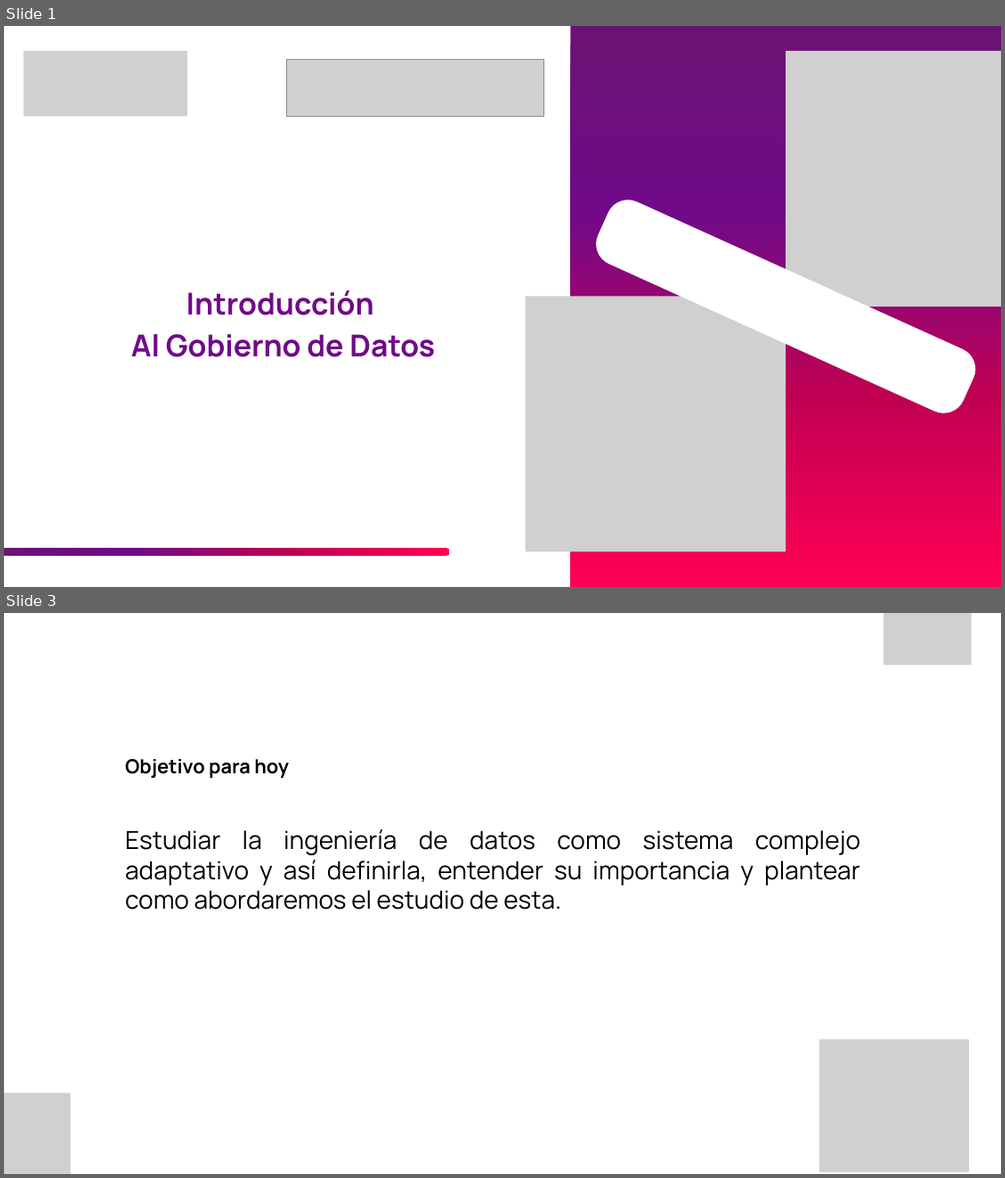
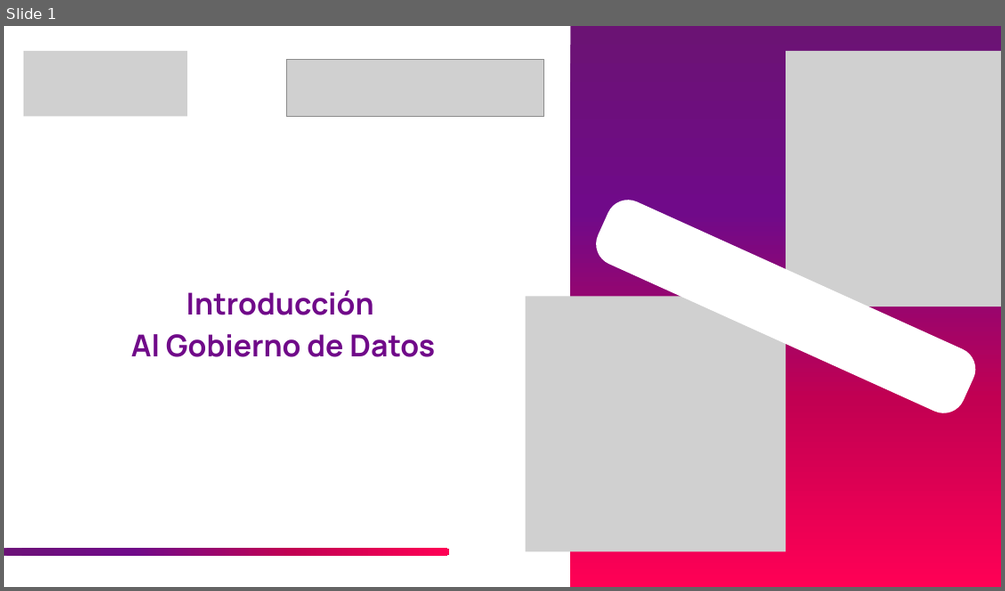
Before and after one commit to JEstebanMejiaV/curso-ingenieria-de-datos, a slide deck: modulo-06_Gobierno y Calidad de Datos/01_Introduccion Gobierno de Datos.pptx. Shown one above the other, each under a label of ours: slides 1 and 3 before the commit, slide 1 after it; the slides between them are not shown. The pictures are 1005x1178 and 1005x591 pixels, drawn with LibreOffice and Linux fonts; fonts in the diff are those of the drawing; grey boxes stand for pictures. Boxes give left, top, right and bottom in pixels: in the first picture for what was removed or moved away, otherwise in the second. Text is boxed around its words. In the diff, an @@ line names an element or a change of style, - is before the commit and + after.

```diff
--- a/modulo-06_Gobierno y Calidad de Datos/01_Introduccion Gobierno de Datos.pptx
+++ b/modulo-06_Gobierno y Calidad de Datos/01_Introduccion Gobierno de Datos.pptx
@@ slide 3 removed at [4, 613, 1001, 1174], background #FFFFFF @@
@@ picture removed at [883, 613, 971, 665] @@
@@ text removed at [125, 759, 860, 909] @@
-Objetivo para hoy
-Estudiar la ingeniería de datos como sistema complejo adaptativo y así definirla, entender su importancia y plantear como abordaremos el estudio de esta.
@@ picture removed at [819, 1039, 969, 1172] @@
@@ picture removed at [4, 1093, 70, 1174] @@
```
Also in this commit, not shown: 5 other slides removed.
